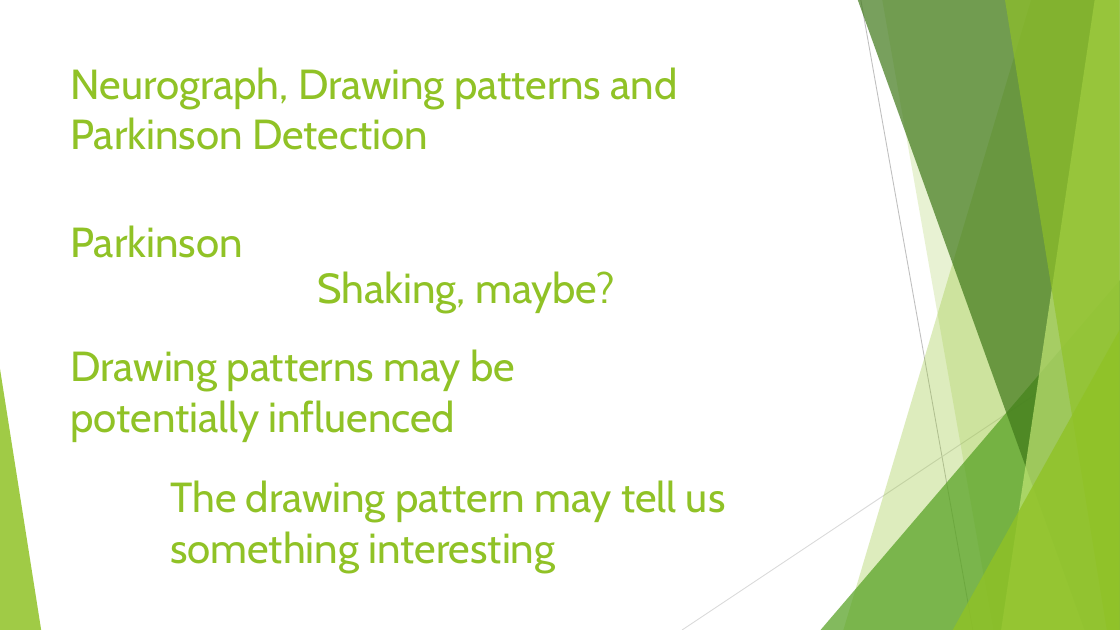
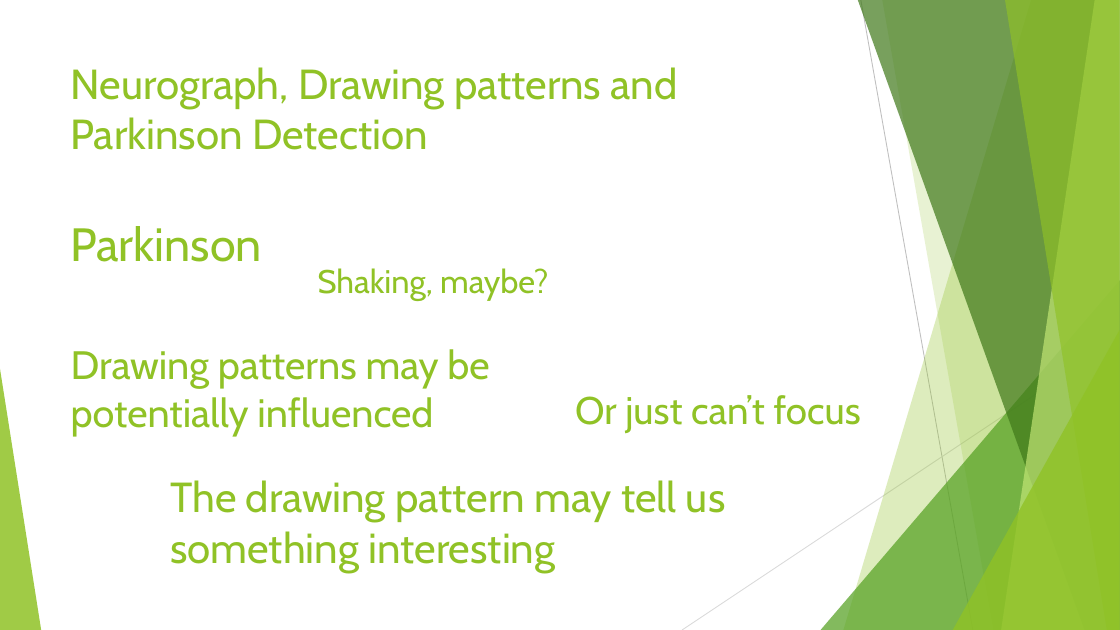
Before and after one commit to JiashuWu/NeuroGraph, a slide deck: slide 8 of Neurograph Project Presentation/Neurograph Presentation Jiashu Wu.pptx (slide 4 before the commit). Drawn at 1120x630 pixels with LibreOffice and Linux fonts; fonts in the diff are those of the drawing. Boxes give left, top, right and bottom in pixels: in the first picture for what was removed or moved away, otherwise in the second. Text is boxed around its words. In the diff, an @@ line names an element or a change of style, - is before the commit and + after.

```diff
--- a/Neurograph Project Presentation/Neurograph Presentation Jiashu Wu.pptx
+++ b/Neurograph Project Presentation/Neurograph Presentation Jiashu Wu.pptx
@@ text "Parkinson" at [71,226,262,262]: size 36 to 40 pt @@
@@ text "Shaking, maybe?" at [318,268,548,301]: size 36 to 28 pt @@
@@ text "Drawing patterns may be potentially ..." at [71,349,489,436]: size 36 to 34 pt @@
@@ text added at [575,395,861,433], 33 pt, text #90C226 @@
+Or just can’t focus
```
Also in this commit, not shown: 8 other slides changed, 7 slides added, 1 other file.
